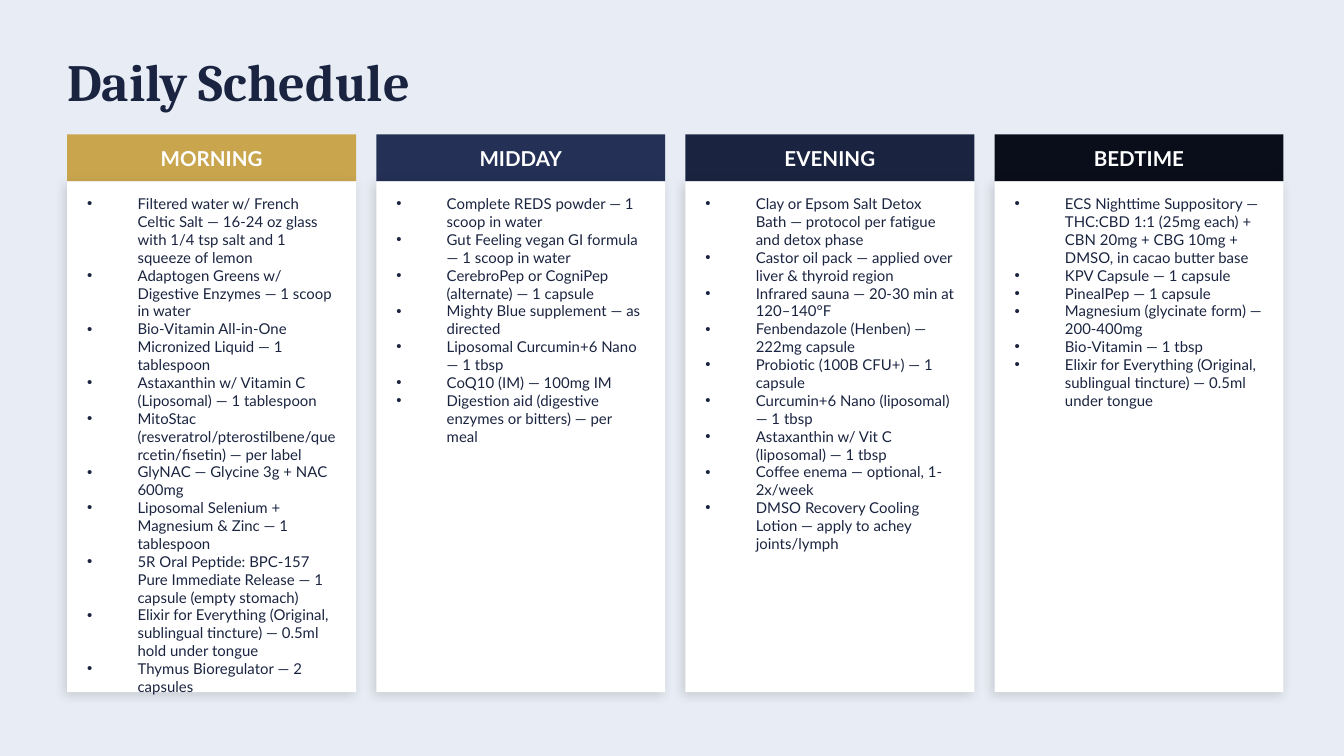
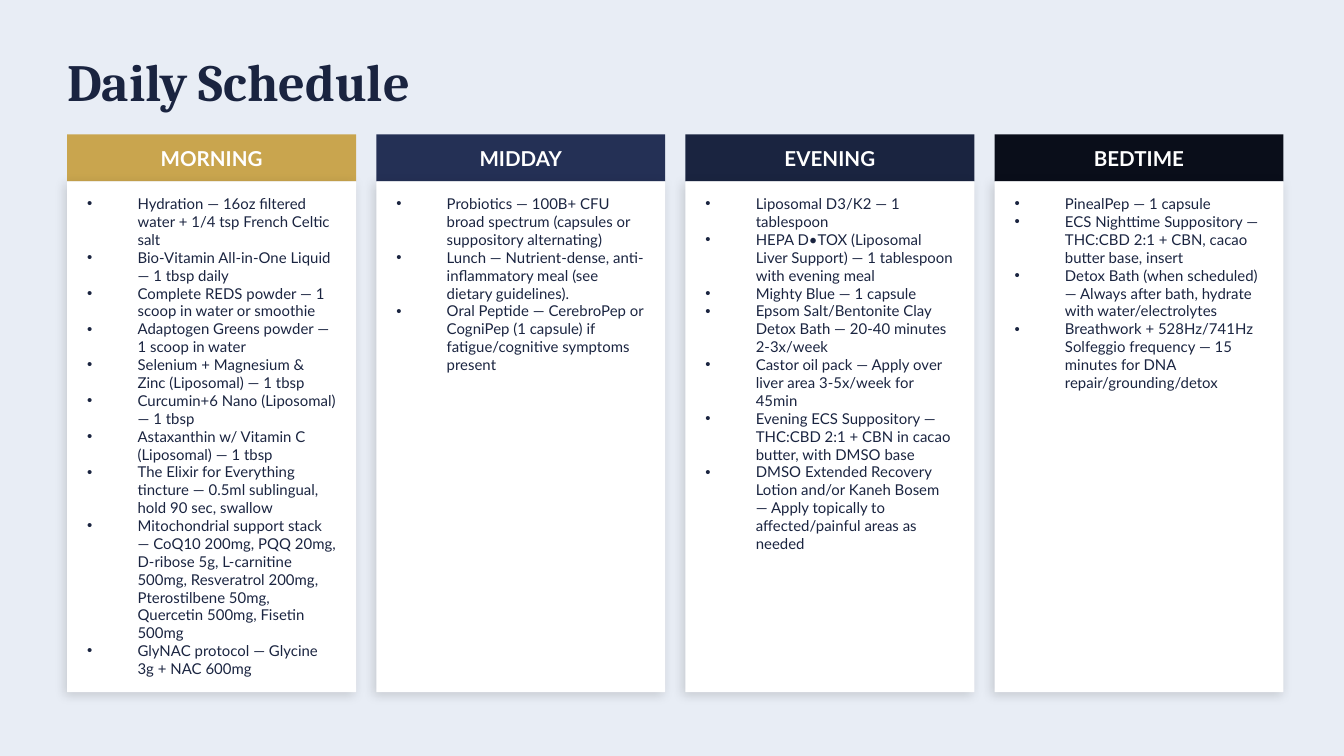
Before and after one commit to bfiveash22/ALLIO-ON-REPLIT, a slide deck: slide 36 of artifacts/api-server/generated-protocols/Annette_Gomer_Protocol_Presentation.pptx (slide 27 before the commit). Drawn at 1344x756 pixels with LibreOffice and Linux fonts; fonts in the diff are those of the drawing. Boxes give left, top, right and bottom in pixels: in the first picture for what was removed or moved away, otherwise in the second. Text is boxed around its words. In the diff, an @@ line names an element or a change of style, - is before the commit and + after.

```diff
--- a/artifacts/api-server/generated-protocols/Annette_Gomer_Protocol_Presentation.pptx
+++ b/artifacts/api-server/generated-protocols/Annette_Gomer_Protocol_Presentation.pptx
@@ text at box(138, 198, 336, 677): text changed @@
-• Filtered water w/ French Celtic Salt — 16-24 oz glass with 1/4 tsp salt and 1 squeeze of lemon
-• Adaptogen Greens w/ Digestive Enzymes — 1 scoop in water
-• Bio-Vitamin All-in-One Micronized Liquid — 1 tablespoon
-• Astaxanthin w/ Vitamin C (Liposomal) — 1 tablespoon
-• MitoStac (resveratrol/pterostilbene/quercetin/fisetin) — per label
-• GlyNAC — Glycine 3g + NAC 600mg
-• Liposomal Selenium + Magnesium & Zinc — 1 tablespoon
-• 5R Oral Peptide: BPC-157 Pure Immediate Release — 1 capsule (empty stomach)
-• Elixir for Everything (Original, sublingual tincture) — 0.5ml hold under tongue
-• Thymus Bioregulator — 2 capsules
+• Hydration — 16oz filtered water + 1/4 tsp French Celtic salt
+• Bio-Vitamin All-in-One Liquid — 1 tbsp daily
+• Complete REDS powder — 1 scoop in water or smoothie
+• Adaptogen Greens powder — 1 scoop in water
+• Selenium + Magnesium & Zinc (Liposomal) — 1 tbsp
+• Curcumin+6 Nano (Liposomal) — 1 tbsp
+• Astaxanthin w/ Vitamin C (Liposomal) — 1 tbsp
+• The Elixir for Everything tincture — 0.5ml sublingual, hold 90 sec, swallow
+• Mitochondrial support stack — CoQ10 200mg, PQQ 20mg, D-ribose 5g, L-carnitine 500mg, Resveratrol 200mg, Pterostilbene 50mg, Quercetin 500mg, Fisetin 500mg
+• GlyNAC protocol — Glycine 3g + NAC 600mg
@@ text at box(447, 198, 644, 373): text changed @@
-• Complete REDS powder — 1 scoop in water
-• Gut Feeling vegan GI formula — 1 scoop in water
-• CerebroPep or CogniPep (alternate) — 1 capsule
-• Mighty Blue supplement — as directed
-• Liposomal Curcumin+6 Nano — 1 tbsp
-• CoQ10 (IM) — 100mg IM
-• Digestion aid (digestive enzymes or bitters) — per meal
+• Probiotics — 100B+ CFU broad spectrum (capsules or suppository alternating)
+• Lunch — Nutrient-dense, anti-inflammatory meal (see dietary guidelines).
+• Oral Peptide — CerebroPep or CogniPep (1 capsule) if fatigue/cognitive symptoms present
@@ text at box(756, 198, 953, 549): text changed @@
-• Clay or Epsom Salt Detox Bath — protocol per fatigue and detox phase
-• Castor oil pack — applied over liver & thyroid region
-• Infrared sauna — 20-30 min at 120–140°F
-• Fenbendazole (Henben) — 222mg capsule
-• Probiotic (100B CFU+) — 1 capsule
-• Curcumin+6 Nano (liposomal) — 1 tbsp
-• Astaxanthin w/ Vit C (liposomal) — 1 tbsp
-• Coffee enema — optional, 1-2x/week
-• DMSO Recovery Cooling Lotion — apply to achey joints/lymph
+• Liposomal D3/K2 — 1 tablespoon
+• HEPA D•TOX (Liposomal Liver Support) — 1 tablespoon with evening meal
+• Mighty Blue — 1 capsule
+• Epsom Salt/Bentonite Clay Detox Bath — 20-40 minutes 2-3x/week
+• Castor oil pack — Apply over liver area 3-5x/week for 45min
+• Evening ECS Suppository — THC:CBD 2:1 + CBN in cacao butter, with DMSO base
+• DMSO Extended Recovery Lotion and/or Kaneh Bosem — Apply topically to affected/painful areas as needed
@@ text at box(1065, 198, 1248, 284): paragraphs removed @@
-• ECS Nighttime Suppository — THC:CBD 1:1 (25mg each) + CBN 20mg + CBG 10mg + DMSO, in cacao butter base
-• KPV Capsule — 1 capsule
@@ text at box(1065, 216, 1257, 391): text changed @@
-• Magnesium (glycinate form) — 200-400mg
-• Bio-Vitamin — 1 tbsp
-• Elixir for Everything (Original, sublingual tincture) — 0.5ml under tongue
+• ECS Nighttime Suppository — THC:CBD 2:1 + CBN, cacao butter base, insert
+• Detox Bath (when scheduled) — Always after bath, hydrate with water/electrolytes
+• Breathwork + 528Hz/741Hz Solfeggio frequency — 15 minutes for DNA repair/grounding/detox
```
Also in this commit, not shown: 11 other slides changed, 10 slides added, 1 slide removed, 11 other files.
